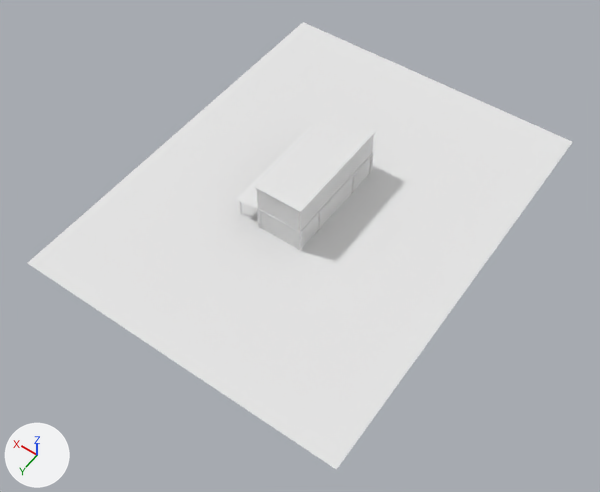
The glTF model public/assets/Warehouse.glb as it was, and as the next commit left it.
Before and after are seen from a camera (50 mm lens) standing at (-2087.0, 3111.0, 4180.0) and looking at (-110.0, 344.0, -169.0). Arrows for +X, +Y and +Z are at lower left; the lights stay in place. Where no turn or scale is listed for an object, it has been applied to the vertices. Vertices at the same position are counted once.

The first picture shows 'ware house'.
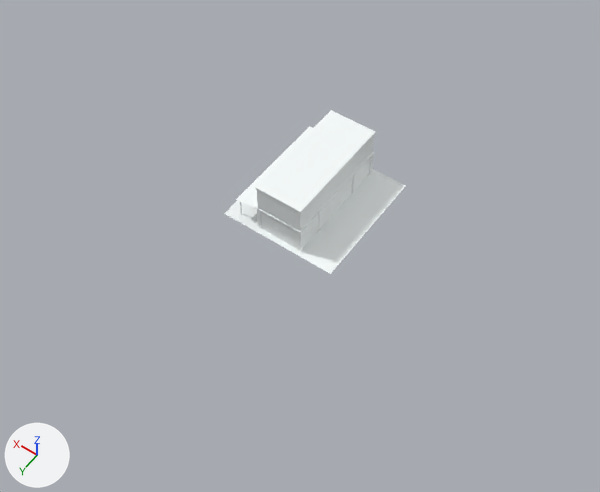
The newer file is also rescaled (x0.01) as a whole; pictures and numbers use the older file's frame.

Location of each change, (x1, y1, x2, y2) in pixels of the pictures (600 x 492 px):
```json
{"object": "ware house", "change": "reshaped", "before": [28, 22, 572, 470], "after": [224, 110, 405, 274], "on screen": "67% narrower, 63% shorter"}
{"part": 1, "of": "me_ware_house", "change": "deleted", "before": [28, 22, 572, 470]}
{"part": 2, "of": "me_ware_house", "change": "recoloured", "before": [254, 110, 376, 233], "after": [254, 110, 376, 233]}
{"part": 3, "of": "me_ware_house", "change": "recoloured", "before": [240, 135, 374, 251], "after": [240, 135, 374, 251]}
{"part": 4, "of": "me_ware_house", "change": "recoloured", "before": [236, 126, 313, 207], "after": [236, 126, 313, 207]}
```

Edits to the scene script, one JSON object a line:
```json
{"op": "add", "block": "mat_mat_005", "code": ["mat_mat_005 = principled_material('Mat.005')", "mat_mat_005.base_color = (0.956, 1.0, 1.0)  # white #faffff", "mat_mat_005.roughness = 0.293"]}
{"op": "add", "block": "mat_mat_004", "code": ["mat_mat_004 = principled_material('Mat.004')", "mat_mat_004.base_color = (0.956, 1.0, 1.0)  # white #faffff", "mat_mat_004.roughness = 0.293"]}
{"op": "add", "block": "mat_mat_002", "code": ["mat_mat_002 = principled_material('Mat.002')", "mat_mat_002.base_color = (0.956, 1.0, 1.0)  # white #faffff", "mat_mat_002.roughness = 0.293"]}
{"op": "add", "block": "mat_mat_1", "code": ["mat_mat_1 = principled_material('Mat.1')", "mat_mat_1.base_color = (0.956, 1.0, 1.0)  # white #faffff", "mat_mat_1.roughness = 0.293"]}
{"op": "add", "block": "mat_mat_003", "code": ["mat_mat_003 = principled_material('Mat.003')", "mat_mat_003.base_color = (0.956, 1.0, 1.0)  # white #faffff", "mat_mat_003.roughness = 0.293"]}
{"block": "me_ware_house", "where": "# used by ob_ware_house; location = (0.0, 0.0, 0.0)"}
{"op": "remove", "block": "me_ware_house", "code": "me_ware_house.from_pydata(...)  # 1641 vertices, 2942 faces; spans x -1193.0..1193.0, y -1523.0..1523.0, z -100.0..300.0"}
{"op": "add", "block": "me_ware_house", "code": "me_ware_house.from_pydata(...)  # 1200 vertices, 2142 faces; spans x -432.0..432.0, y -463.0..463.0, z -100.0..300.0"}
{"block": "me_ware_house", "change": "me_ware_house part 1: the loose piece of 441 vertices spanning x -1193.0..1193.0, y -1523.0..1523.0, z -89.0 is deleted"}
{"block": "me_ware_house", "change": "me_ware_house part 2: 824 faces spanning x -432.0..432.0, y -463.0..463.0, z -95.0..300.0 switch from mat_mat_4 (white #e7e7e7) to mat_mat_1 (white #faffff)"}
{"block": "me_ware_house", "change": "me_ware_house part 3: 458 faces spanning x -174.0..339.0, y -431.0..426.0, z -100.0..291.0 switch from mat_mat_4 (white #e7e7e7) to mat_mat_002 (white #faffff)"}
{"block": "me_ware_house", "change": "me_ware_house part 4: 800 faces spanning x 160.0..353.0, y -423.0..423.0, z 62.0..97.0 switch from mat_mat_4 (white #e7e7e7) to mat_mat_003 (white #faffff)"}
{"op": "add", "block": "me_ware_house", "code": "me_ware_house.materials.append(mat_mat_004)  # white #faffff"}
{"op": "add", "block": "me_ware_house", "code": "me_ware_house.materials.append(mat_mat_005)  # white #faffff"}
```
